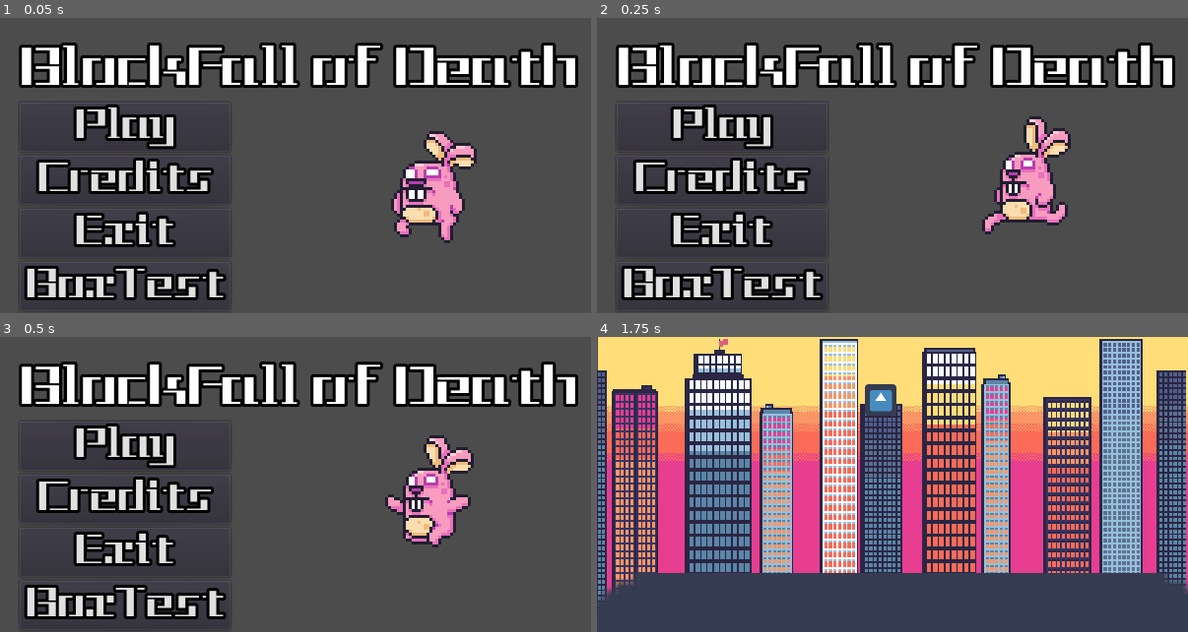
Above: before the commit, frames 1-4 (two rows, left to right).
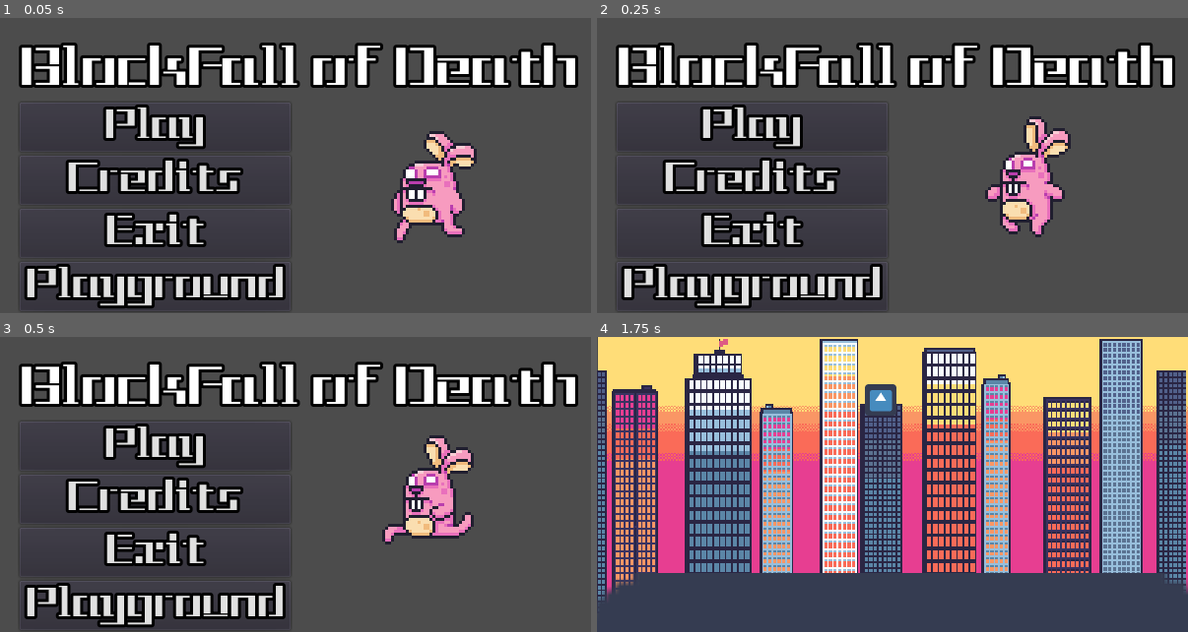
Above: after the commit, the same moments.

Repository: TinSlim/Block-Fall-of-Death
Game: Godot game, scene res://scenes/ui/main_menu.tscn
The game is run twice, just before and just after one commit, with the same random seed, the same clock (stepped at 60 frames per second) and the same inputs. The engine's default icon, where the game draws it, is replaced by a stand-in: a white triangle on a blue panel in a dark square.
Inputs:
- Up to frame 1 (0.05 s): no input
- Up to frame 2 (0.25 s): no input
- Up to frame 3 (0.5 s): no input
- Up to frame 4 (1.75 s): click "BoxTest" (after the commit: "Playground") at 0.5 s; hold D (move_claw_right) from 1.28 s (still down); tap Up (move_player_up) at 1.52 s

The runs differ from the first frame. In frame 1, 9.9% of the frame differs, in the area x 6-79%, y 28-99%; in frame 2, 10%; in frame 3, 11%, in the area x 6-81%, y 28-99%; in frame 4, nothing differs.

Commit message:
Change menu label to playground

Diff:
--- a/scenes/ui/main_menu.tscn
+++ b/scenes/ui/main_menu.tscn
@@ -97,36 +97,36 @@
 margin_bottom = 272.0
 
 [node name="VBoxContainer2" type="VBoxContainer" parent="VBoxContainer/HBoxContainer"]
-margin_right = 214.0
+margin_right = 275.0
 margin_bottom = 212.0
 
 [node name="Play" type="Button" parent="VBoxContainer/HBoxContainer/VBoxContainer2"]
-margin_right = 214.0
+margin_right = 275.0
 margin_bottom = 50.0
 text = "Play"
 
 [node name="Credits" type="Button" parent="VBoxContainer/HBoxContainer/VBoxContainer2"]
 margin_top = 54.0
-margin_right = 214.0
+margin_right = 275.0
 margin_bottom = 104.0
 text = "Credits"
 
 [node name="Exit" type="Button" parent="VBoxContainer/HBoxContainer/VBoxContainer2"]
 margin_top = 108.0
-margin_right = 214.0
+margin_right = 275.0
 margin_bottom = 158.0
 text = "Exit"
 
 [node name="Play2" type="Button" parent="VBoxContainer/HBoxContainer/VBoxContainer2"]
 margin_top = 162.0
-margin_right = 214.0
+margin_right = 275.0
 margin_bottom = 212.0
-text = "BoxTest"
+text = "Playground"
 
 [node name="AnimatedSprite" type="AnimatedSprite" parent="VBoxContainer/HBoxContainer"]
 position = Vector2( 419, 77 )
 scale = Vector2( 3, 3 )
 frames = SubResource( 14 )
-frame = 10
+frame = 4
 speed_scale = 4.0
 playing = true
--- a/scripts/figura.gd
+++ b/scripts/figura.gd
@@ -14,20 +14,11 @@
 	connect("body_entered",self,"_on_body_entered")
 	connect("area_shape_entered",self,"_on_area_shape_entered")
 
-
-# Called every frame. 'delta' is the elapsed time since the previous frame.
-#func _process(delta):
-#	pass
-
 func _on_body_entered(body: Node):
 	colission = true
 	if body.has_method("check_line"):
 		body.check_line()
-	print(body)
 	pass
-	#if body.has_method("check_line"):
-	#	body.check_line()
 
 func _on_area_shape_entered(area_rid: RID, area: Area2D, area_shape_index: int, local_shape_index: int):
 	colission = true
-	print(area)
Not shown, changed: builds/Block Fall of Death.exe
